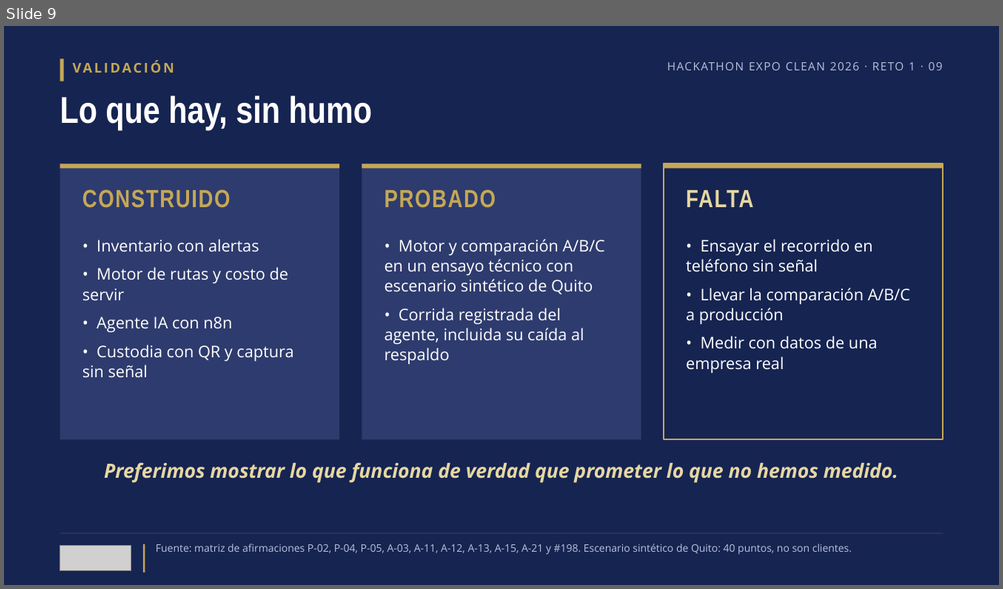
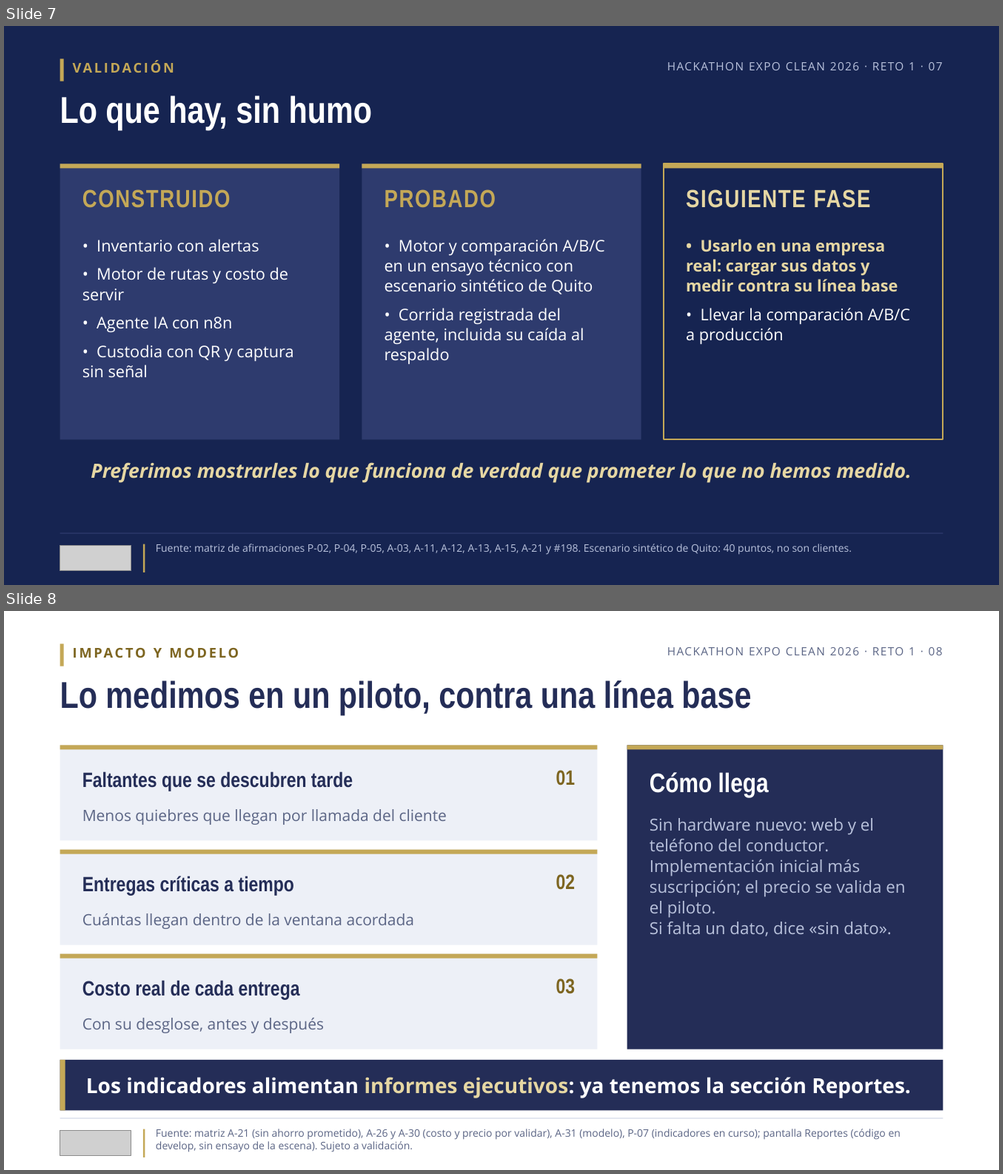
Before and after one commit to bryancito1090/istpetdev-platform, a slide deck: docs/boveda/Entregable/7-Pitch.pptx. Shown one above the other, each under a label of ours: slide 9 before the commit, slides 7 and 8 after it. The pictures are 1003x589 and 1003x1174 pixels, drawn with LibreOffice and Linux fonts; fonts in the diff are those of the drawing; grey boxes stand for pictures. Boxes give left, top, right and bottom in pixels: in the first picture for what was removed or moved away, otherwise in the second. Text is boxed around its words. In the diff, an @@ line names an element or a change of style, - is before the commit and + after.

```diff
--- a/docs/boveda/Entregable/7-Pitch.pptx
+++ b/docs/boveda/Entregable/7-Pitch.pptx
@@ slide 8 added at (4, 611, 999, 1170), background #FFFFFF @@
@@ rectangle added at (60, 644, 64, 667), fill #C4A857 @@
@@ text added at (153, 648, 162, 658), 13 pt, text #7D6520, bold @@
+IMPACTO Y MODELO
@@ text added at (667, 647, 942, 655), 11 pt, text #5B6585 @@
+HACKATHON EXPO CLEAN 2026 · RETO 1 · 08
@@ text added at (60, 681, 751, 715), 36 pt, text #242D57, bold @@
+Lo medimos en un piloto, contra una línea base
@@ group added at (60, 745, 597, 841): 3 texts, 2 rectangles @@
+01
+Faltantes que se descubren tarde
+Menos quiebres que llegan por llamada del cliente
@@ group added at (627, 745, 942, 1050): 2 rectangles, 2 texts @@
+Cómo llega
+Sin hardware nuevo: web y el teléfono del conductor.
+Implementación inicial más suscripción; el precio se valida en el piloto.
+Si falta un dato, dice «sin dato».
@@ group added at (60, 850, 597, 945): 3 texts, 2 rectangles @@
+02
+Entregas críticas a tiempo
+Cuántas llegan dentro de la ventana acordada
@@ group added at (60, 954, 597, 1050): 3 texts, 2 rectangles @@
+03
+Costo real de cada entrega
+Con su desglose, antes y después
@@ rectangle added at (60, 1060, 942, 1111), fill #242D57 @@
@@ rectangle added at (60, 1060, 65, 1111), fill #C4A857 @@
@@ text added at (86, 1077, 910, 1099), 20 pt, text #FFFFFF, bold @@
+Los indicadores alimentan informes ejecutivos: ya tenemos la sección Reportes.
@@ rectangle added at (60, 1119, 942, 1119), fill #D5DBEA @@
@@ picture added at (60, 1131, 131, 1156) @@
@@ rectangle added at (143, 1130, 145, 1158), fill #C4A857 @@
@@ text added at (156, 1129, 900, 1153), 10 pt, text #5B6585 @@
+Fuente: matriz A-21 (sin ahorro prometido), A-26 y A-30 (costo y precio por validar), A-31 (modelo), P-07 (indicadores en curso); pantalla Reportes (código en develop, sin ensayo de la escena). Sujeto a validación.
@@ what was slide 9 is now slide 7 @@
@@ slide 7 changed as well @@
@@ text at (667, 62, 942, 70): text changed @@
-HACKATHON EXPO CLEAN 2026 · RETO 1 · 09
+HACKATHON EXPO CLEAN 2026 · RETO 1 · 07
@@ text at (686, 190, 871, 208): text changed @@
-FALTA
+SIGUIENTE FASE
@@ text at (686, 239, 897, 292): text changed; text colour #FFFFFF to #E6D7A3; bold on @@
-• Ensayar el recorrido en teléfono sin señal
+• Usarlo en una empresa real: cargar sus datos y medir contra su línea base
@@ text at (686, 336, 877, 374): paragraph removed @@
-• Medir con datos de una empresa real
@@ text at (91, 463, 910, 483): text changed @@
-Preferimos mostrar lo que funciona de verdad que prometer lo que no hemos medido.
+Preferimos mostrarles lo que funciona de verdad que prometer lo que no hemos medido.
```
Also in this commit, not shown: 5 other slides changed, 2 other slides added, 6 slides removed, 20 other files.
